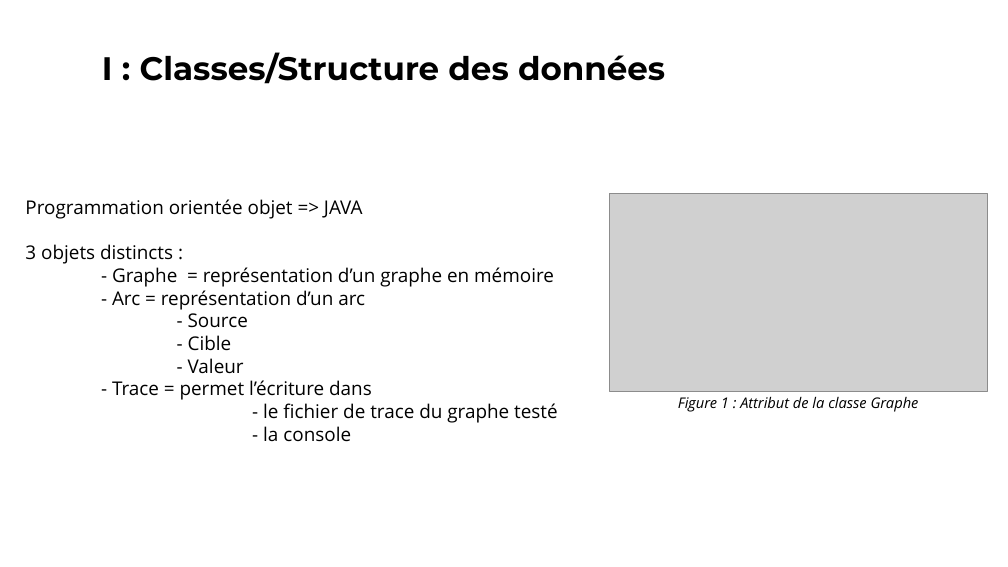
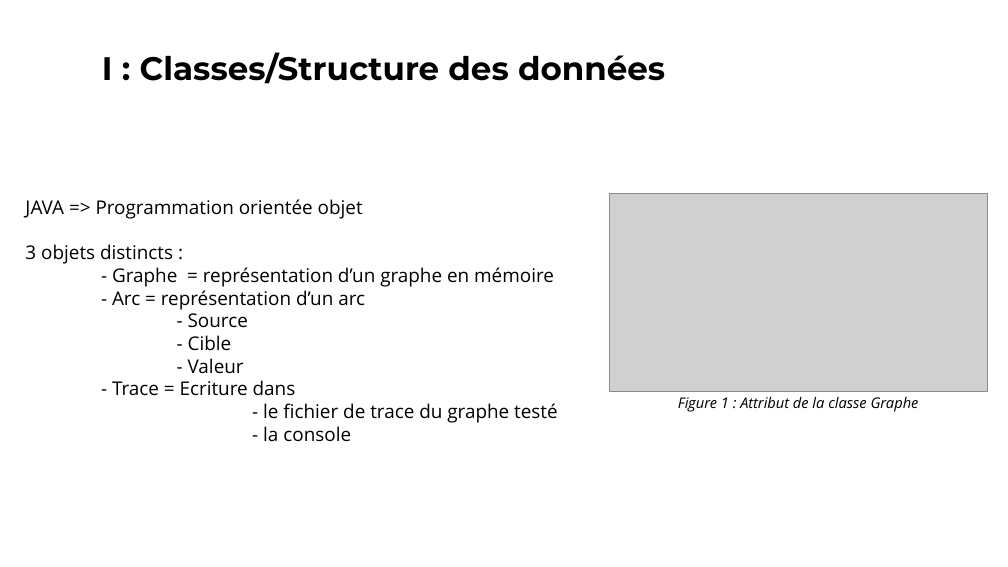
Before and after one commit to vincentdbs/ProjetTheorieDesGraphes, a slide deck: slide 2 of A4_Presentation.pptx. Drawn at 1008x567 pixels with LibreOffice and Linux fonts; fonts in the diff are those of the drawing; grey boxes stand for pictures. Boxes give left, top, right and bottom in pixels: in the first picture for what was removed or moved away, otherwise in the second. Text is boxed around its words. In the diff, an @@ line names an element or a change of style, - is before the commit and + after.

```diff
--- a/A4_Presentation.pptx
+++ b/A4_Presentation.pptx
@@ text at (25,199,363,219): text changed @@
-Programmation orientée objet => JAVA
+JAVA => Programmation orientée objet
@@ text at (112,380,296,396): text changed @@
-- Trace = permet l’écriture dans
+- Trace = Ecriture dans
```
Also in this commit, not shown: 1 other slide changed, 1 slide added, 3 slides removed.
